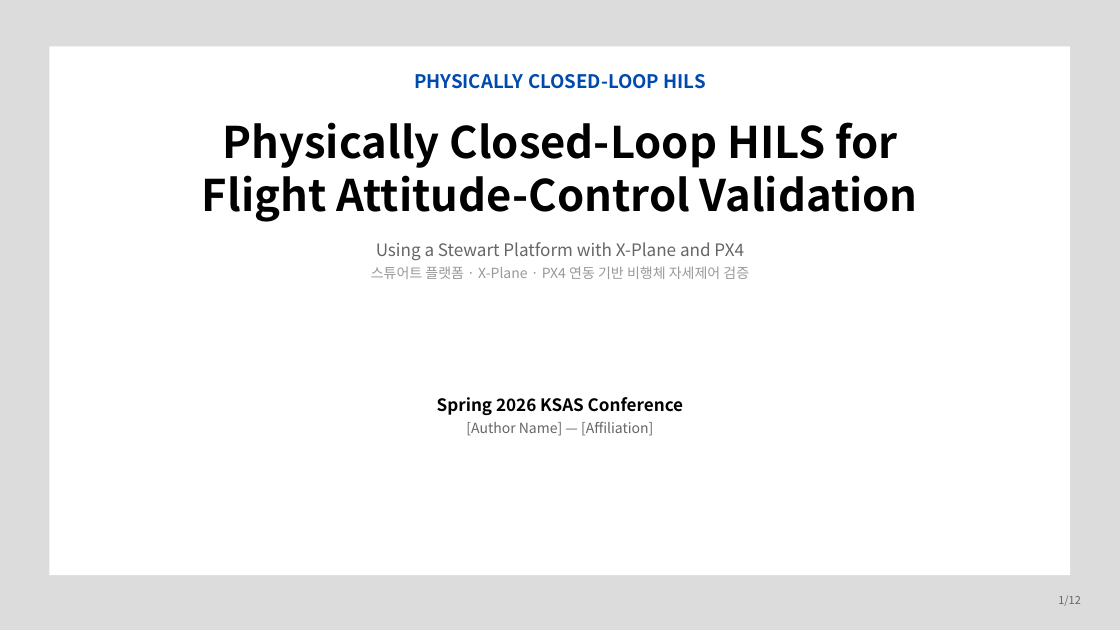
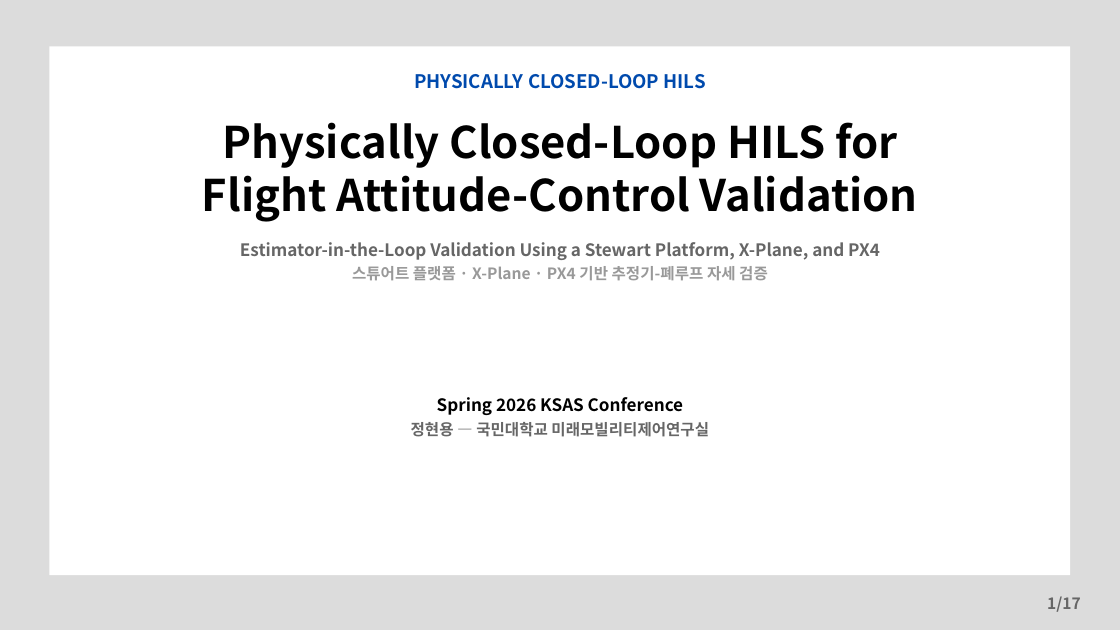
Before and after one commit to banana99ou/Stewart-Platform, a slide deck: slide 1 of presentation/KSAS_Spring2026_Presentation.pptx. Drawn at 1120x630 pixels with LibreOffice and Linux fonts; fonts in the diff are those of the drawing. Boxes give left, top, right and bottom in pixels: in the first picture for what was removed or moved away, otherwise in the second. Text is boxed around its words. In the diff, an @@ line names an element or a change of style, - is before the commit and + after.

```diff
--- a/presentation/KSAS_Spring2026_Presentation.pptx
+++ b/presentation/KSAS_Spring2026_Presentation.pptx
@@ text at [240, 242, 880, 281]: text changed; bold on @@
-Using a Stewart Platform with X-Plane and PX4
-스튜어트 플랫폼 · X-Plane · PX4 연동 기반 비행체 자세제어 검증
+Estimator-in-the-Loop Validation Using a Stewart Platform, X-Plane, and PX4
+스튜어트 플랫폼 · X-Plane · PX4 기반 추정기-폐루프 자세 검증
@@ text at [411, 422, 709, 437]: text changed; size 18 to 20 pt; bold on @@
-[Author Name] — [Affiliation]
+정현용 — 국민대학교 미래모빌리티제어연구실
@@ text at [1047, 596, 1081, 612]: text changed; size 14 to 20 pt; bold on @@
-1/12
+1/17
```
Also in this commit, not shown: 9 other slides changed, 7 slides added, 2 slides removed, 1 other file.
